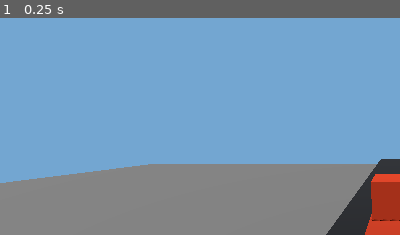
Above: before the commit, frame 1.
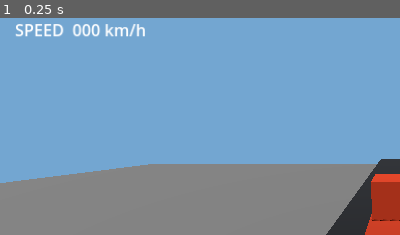
Above: after the commit, the same moment.

Repository: czz495m8zv-code/zayron-simulator
Game: Godot game, scene res://scenes/main/main.tscn
The game is run twice, just before and just after one commit, with the same random seed, the same clock (stepped at 60 frames per second) and the same inputs.
Inputs:
- Up to frame 1 (0.25 s): no input
The pictures show only the part of the screen within x 0-50%, y 0-50%; the shares and areas given below are measured in that part.

The runs differ from the first frame. In frame 1, 1.0% of the frame differs, in the area x 3-37%, y 2-9%.

Commit message:
Add live speed HUD to mobile prototype

Diff:
--- a/scripts/vehicles/prototype_truck.gd
+++ b/scripts/vehicles/prototype_truck.gd
@@ -9,6 +9,7 @@
 var _speed: float = 0.0
 var _throttle_input: float = 0.0
 var _steering_input: float = 0.0
+var _speed_label: Label
 
 func _ready() -> void:
 	_build_truck()
@@ -37,6 +38,8 @@
 
 	velocity = -global_transform.basis.z * _speed
 	move_and_slide()
+	if is_instance_valid(_speed_label):
+		_speed_label.text = "SPEED  %03d km/h" % int(absf(_speed) * 3.6)
 
 func _build_truck() -> void:
 	var body_shape := CollisionShape3D.new()
@@ -82,6 +85,14 @@
 	ui.mouse_filter = Control.MOUSE_FILTER_IGNORE
 	layer.add_child(ui)
 
+	_speed_label = Label.new()
+	_speed_label.name = "SpeedDisplay"
+	_speed_label.text = "SPEED  000 km/h"
+	_speed_label.position = Vector2(24.0, 24.0)
+	_speed_label.add_theme_font_size_override("font_size", 26)
+	_speed_label.add_theme_color_override("font_color", Color(1.0, 1.0, 1.0))
+	ui.add_child(_speed_label)
+
 	_add_hold_button(ui, "◀", Vector2(28.0, -118.0), Vector2(90.0, 90.0), "steer_left")
 	_add_hold_button(ui, "▶", Vector2(128.0, -118.0), Vector2(90.0, 90.0), "steer_right")
 	_add_hold_button(ui, "BRAKE", Vector2(-218.0, -118.0), Vector2(90.0, 90.0), "brake")
